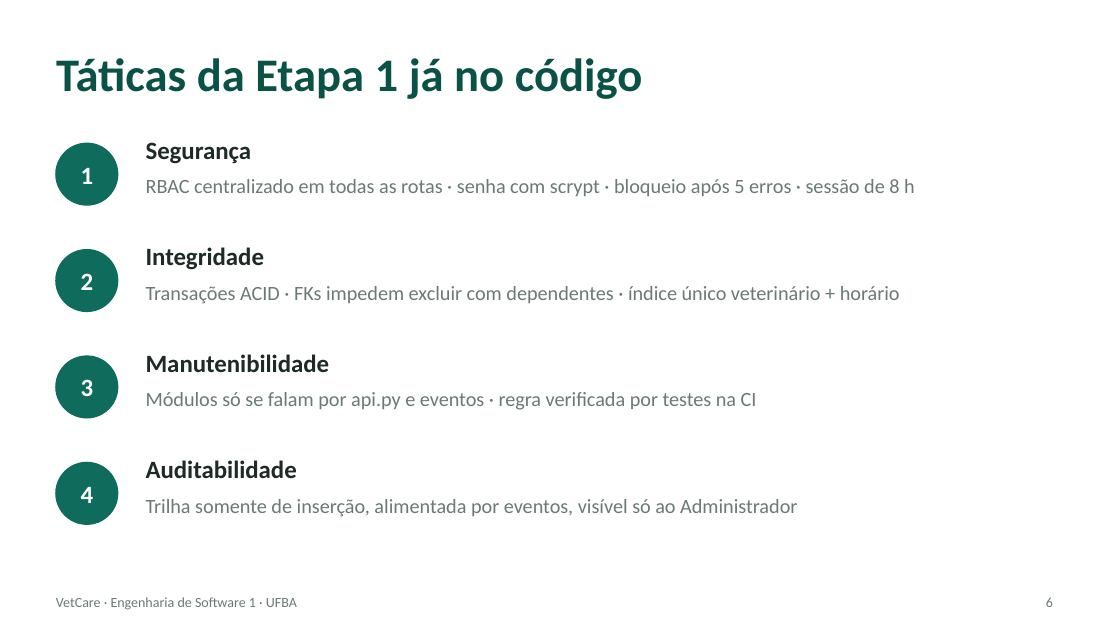
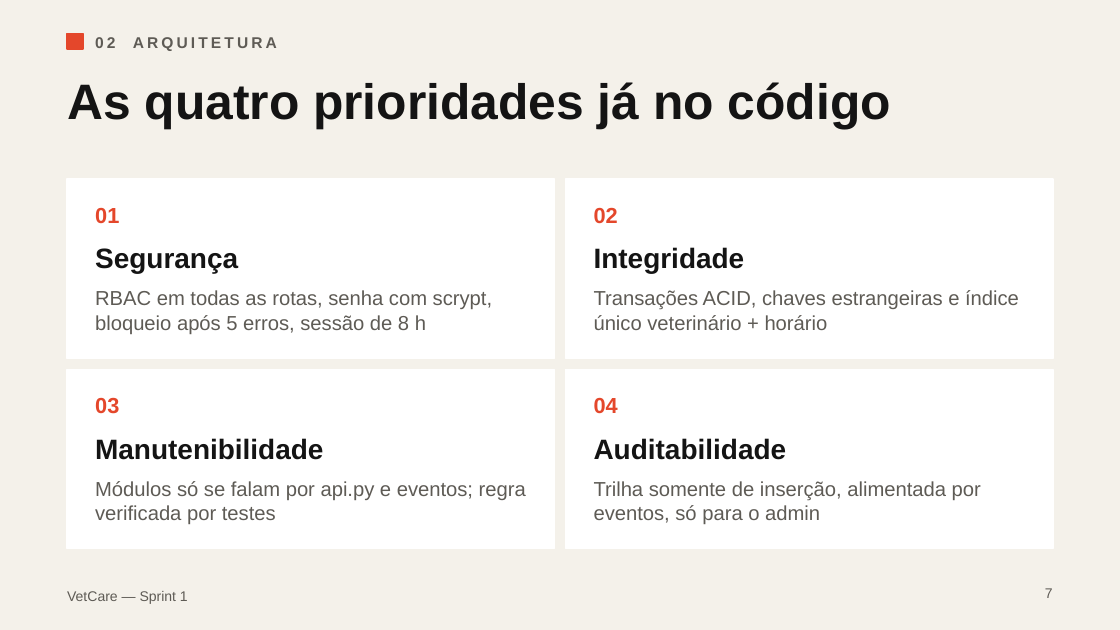
Before and after one commit to GuilhermePSBG/vetcare, a slide deck: slide 7 of docs/VetCare_Trabalho2_Sprint1.pptx (slide 6 before the commit). Drawn at 1120x630 pixels with LibreOffice and Linux fonts; fonts in the diff are those of the drawing. Boxes give left, top, right and bottom in pixels: in the first picture for what was removed or moved away, otherwise in the second. Text is boxed around its words. In the diff, an @@ line names an element or a change of style, - is before the commit and + after.

```diff
--- a/docs/VetCare_Trabalho2_Sprint1.pptx
+++ b/docs/VetCare_Trabalho2_Sprint1.pptx
@@ background #FFFFFF to #F4F1EA @@
@@ rectangle added at box(67, 34, 83, 49), fill #E4472B, outline #E4472B 1 pt @@
@@ text added at box(95, 37, 277, 51), 10 pt, text #5E5B55, bold @@
+02 ARQUITETURA
@@ title at box(67, 82, 891, 129): text changed; size 30 to 32 pt; font Calibri to Arial; text colour #0B5246 to #141414 @@
-Táticas da Etapa 1 já no código
+As quatro prioridades já no código
@@ title "As quatro prioridades já no ..." at box(67, 82, 891, 129): vertical alignment middle to top @@
@@ ellipse removed at box(56, 143, 118, 205) @@
@@ rectangle added at box(67, 179, 554, 358), fill #FFFFFF, outline #FFFFFF 1 pt @@
@@ text removed at box(81, 168, 94, 184) @@
-1
@@ rectangle added at box(566, 179, 1053, 358), fill #FFFFFF, outline #FFFFFF 1 pt @@
@@ text added at box(95, 208, 119, 223), 14 pt, text #E4472B, bold @@
+01
@@ text added at box(594, 208, 618, 224), 14 pt, text #E4472B, bold @@
+02
@@ ellipse removed at box(56, 250, 118, 311) @@
@@ text "Segurança": place and size @@
-text "Segurança" at box(146, 142, 252, 164)
+text "Segurança" at box(95, 248, 238, 273)
@@ text "Integridade": place and size @@
-text "Integridade" at box(146, 247, 264, 270)
+text "Integridade" at box(594, 247, 745, 273)
@@ text removed at box(81, 273, 94, 290) @@
-2
@@ text at box(95, 290, 492, 334): text changed; font Calibri to Arial; text colour #6B7A76 to #5E5B55 @@
-RBAC centralizado em todas as rotas · senha com scrypt · bloqueio após 5 erros · sessão de 8 h
+RBAC em todas as rotas, senha com scrypt, bloqueio após 5 erros, sessão de 8 h
@@ text at box(594, 290, 1019, 330): text changed; font Calibri to Arial; text colour #6B7A76 to #5E5B55 @@
-Transações ACID · FKs impedem excluir com dependentes · índice único veterinário + horário
+Transações ACID, chaves estrangeiras e índice único veterinário + horário
@@ ellipse removed at box(56, 356, 118, 418) @@
@@ rectangle added at box(67, 370, 554, 549), fill #FFFFFF, outline #FFFFFF 1 pt @@
@@ text removed at box(81, 379, 94, 396) @@
-3
@@ rectangle added at box(566, 370, 1053, 549), fill #FFFFFF, outline #FFFFFF 1 pt @@
@@ text added at box(95, 398, 119, 414), 14 pt, text #E4472B, bold @@
+03
@@ text added at box(594, 398, 618, 414), 14 pt, text #E4472B, bold @@
+04
@@ size 16 to 18 pt, font Calibri to Arial, text colour #1D2A27 to #141414 in 4 elements at box(594, 247, 745, 273), box(594, 438, 787, 460), box(95, 248, 238, 273), box(95, 438, 323, 460) @@
@@ text "Manutenibilidade": place and size @@
-text "Manutenibilidade" at box(146, 354, 330, 372)
+text "Manutenibilidade" at box(95, 438, 323, 460)
@@ text "Auditabilidade": place and size @@
-text "Auditabilidade" at box(146, 460, 297, 478)
+text "Auditabilidade" at box(594, 438, 787, 460)
@@ ellipse removed at box(56, 463, 118, 524) @@
@@ text removed at box(81, 487, 94, 503) @@
-4
@@ text at box(95, 481, 526, 524): text changed; font Calibri to Arial; text colour #6B7A76 to #5E5B55 @@
-Módulos só se falam por api.py e eventos · regra verificada por testes na CI
+Módulos só se falam por api.py e eventos; regra verificada por testes
@@ text at box(594, 481, 981, 524): text changed; font Calibri to Arial; text colour #6B7A76 to #5E5B55 @@
-Trilha somente de inserção, alimentada por eventos, visível só ao Administrador
+Trilha somente de inserção, alimentada por eventos, só para o admin
@@ text at box(67, 591, 188, 604): text changed; font Calibri to Arial; text colour #6B7A76 to #5E5B55 @@
-VetCare · Engenharia de Software 1 · UFBA
+VetCare — Sprint 1
@@ page number added at box(1045, 588, 1053, 598), 9 pt, text #5E5B55 @@
+7
@@ page number removed at box(1046, 597, 1053, 607) @@
-6
```
Also in this commit, not shown: 10 other slides changed, 2 slides added, 1 slide removed, 1 other file.
